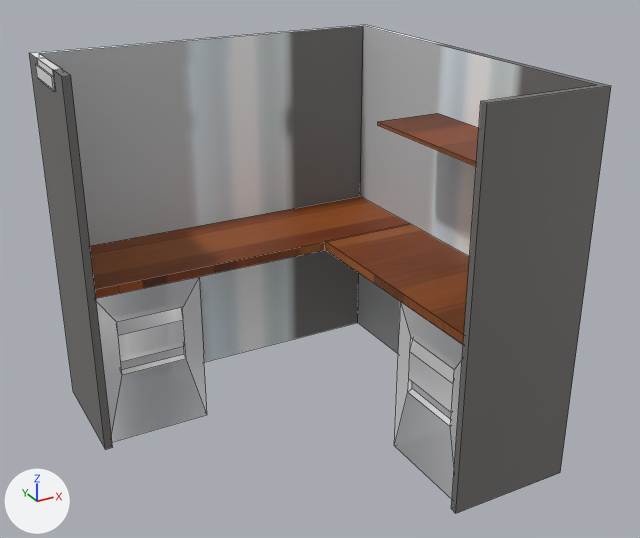
Two versions of the FBX model UnreliableNarratorv1/Assets/Scenes/GameLevel/Assets/FBX fiels/desk.fbx, one commit apart.
Camera for both pictures: a 50 mm lens placed at (-1.91, -0.45, 2.81), pointed at (0.1, 3.2, 0.99). The lights are fixed; the arrows at lower left show +X, +Y and +Z. Mesh edges are drawn as thin lines. Where no turn or scale is listed for an object, it has been applied to the vertices.

The first picture shows 'Cube', 'Desk panels', 'desk', 'drawer2', 'drawer2.001'.
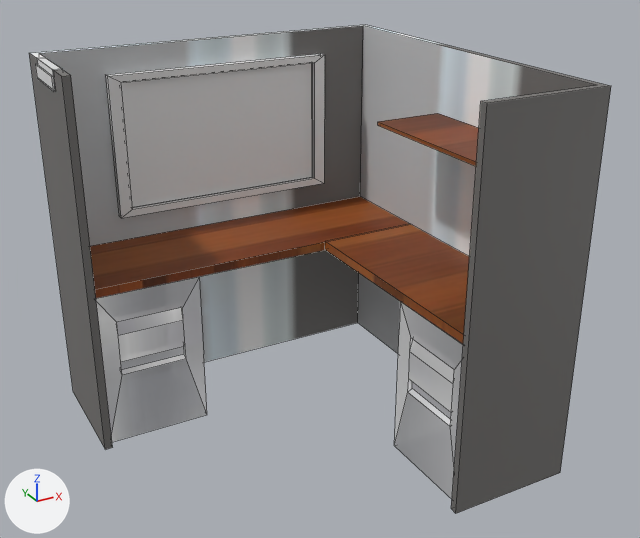
Diff of the bpy script that builds the scene:
```diff
--- a/UnreliableNarratorv1/Assets/Scenes/GameLevel/Assets/FBX fiels/desk.fbx.py
+++ b/UnreliableNarratorv1/Assets/Scenes/GameLevel/Assets/FBX fiels/desk.fbx.py
@@ me_cube_004 @@
+me_cube_004.from_pydata([(-0.582, 0.003, -0.354), (-0.582, 0.003, 0.354), (0.582, 0.003, 0.354), (0.582, 0.003, -0.354)], [], [(3, 2, 1, 0)])
@@ me_cube_001 @@
+me_cube_001.from_pydata(...)  # 24 vertices, 21 faces; spans x -0.65..0.65, y -0.024..0.024, z -0.396..0.396
@@ ob_corkborder @@
+ob_corkborder = bpy.data.objects.new('corkborder', me_cube_004)
+ob_corkborder.location = (0.017, 4.198, 1.47)
@@ ob_corkboard @@
+ob_corkboard = bpy.data.objects.new('corkboard', me_cube_001)
+ob_corkboard.location = (0.017, 4.198, 1.47)
```

Changed parts and their boxes (x1, y1, x2, y2) in the pictures (640 x 538 px):
'corkborder', added
    after: (121, 63, 313, 208)
'corkboard', added
    after: (105, 54, 325, 218)
